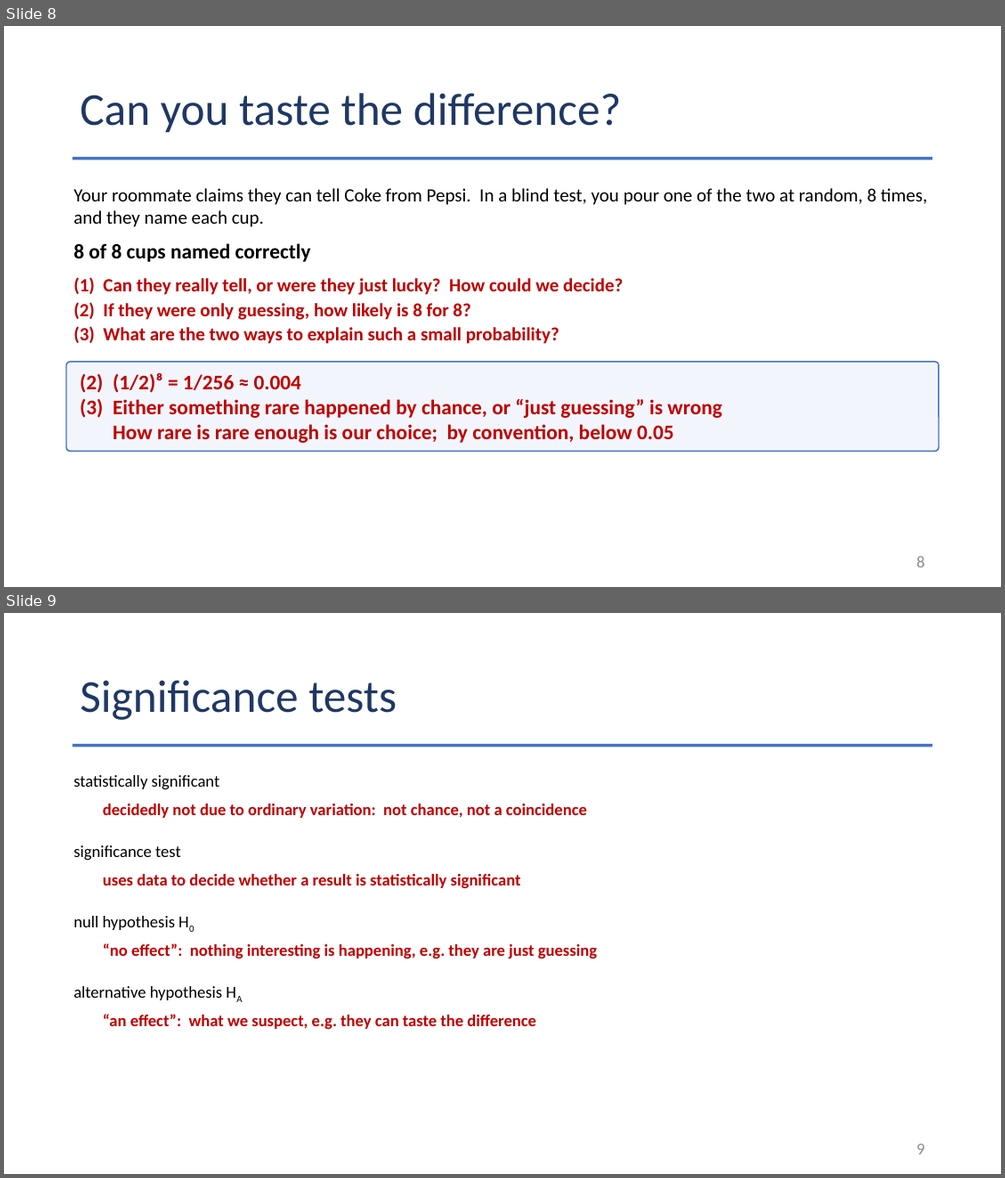
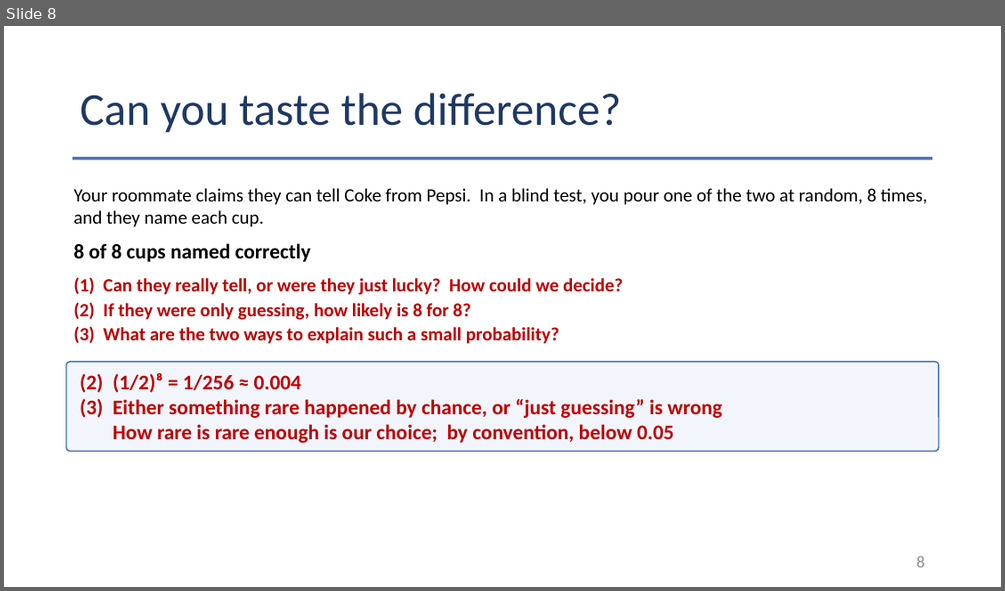
Before and after one commit to Jarred6068/Kvamme_UI_STAT251, a slide deck: docs/lecture_slides/Week 10/2026/Week10_Lecture22_Slides_10_26_2026.pptx. Shown one above the other, each under a label of ours: slides 8 and 9 before the commit, slide 8 after it. The pictures are 1005x1178 and 1005x591 pixels, drawn with LibreOffice and Linux fonts; fonts in the diff are those of the drawing. Boxes give left, top, right and bottom in pixels: in the first picture for what was removed or moved away, otherwise in the second. Text is boxed around its words. In the diff, an @@ line names an element or a change of style, - is before the commit and + after.

```diff
--- a/docs/lecture_slides/Week 10/2026/Week10_Lecture22_Slides_10_26_2026.pptx
+++ b/docs/lecture_slides/Week 10/2026/Week10_Lecture22_Slides_10_26_2026.pptx
@@ slide 9 removed at box(4, 613, 1001, 1174), background #FFFFFF @@
@@ title removed at box(80, 680, 396, 720) @@
-Significance tests
@@ rectangle removed at box(73, 744, 933, 747) @@
@@ text removed at box(73, 775, 220, 790) @@
-statistically significant
@@ text removed at box(103, 803, 587, 818) @@
-decidedly not due to ordinary variation: not chance, not a coincidence
@@ text removed at box(73, 845, 181, 860) @@
-significance test
@@ text removed at box(103, 874, 521, 888) @@
-uses data to decide whether a result is statistically significant
@@ text removed at box(73, 916, 176, 930) @@
-null hypothesis H0
@@ text removed at box(103, 943, 597, 958) @@
-“no effect”: nothing interesting is happening, e.g. they are just guessing
@@ text removed at box(73, 986, 223, 1000) @@
-alternative hypothesis HA
@@ text removed at box(103, 1013, 536, 1029) @@
-“an effect”: what we suspect, e.g. they can taste the difference
@@ page number removed at box(916, 1143, 924, 1154) @@
-9
```
Also in this commit, not shown: 1 slide changed, 8 other slides removed, 40 other files.
